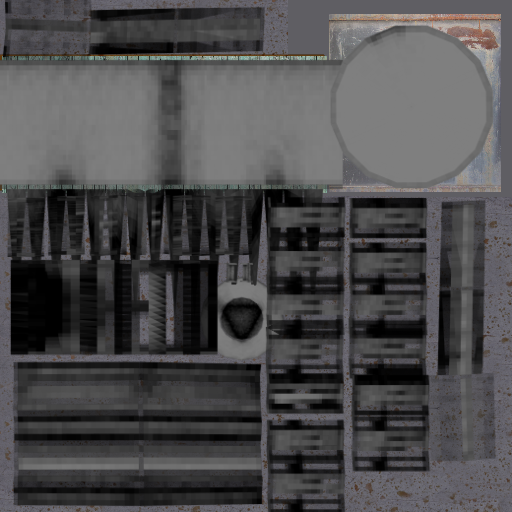
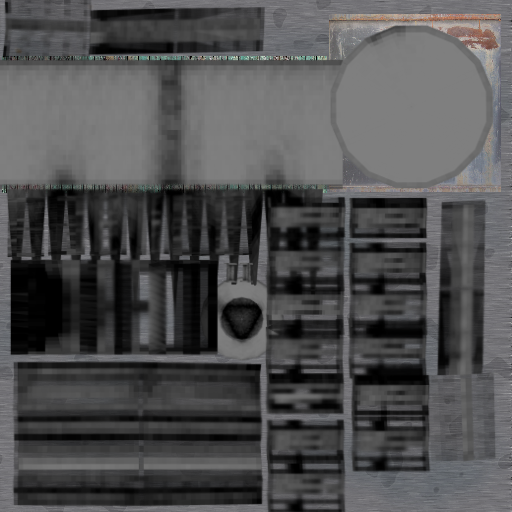
Layered file, before and after one edit (512×512). Changes by layer:
painted on "watertower.png" over [0, 0, 486, 512]
painted on "wood" over [2, 56, 327, 193]
removed layer "metal" (was soft light) over [0, 0, 512, 512]
painted on "details" over [0, 0, 512, 512]
